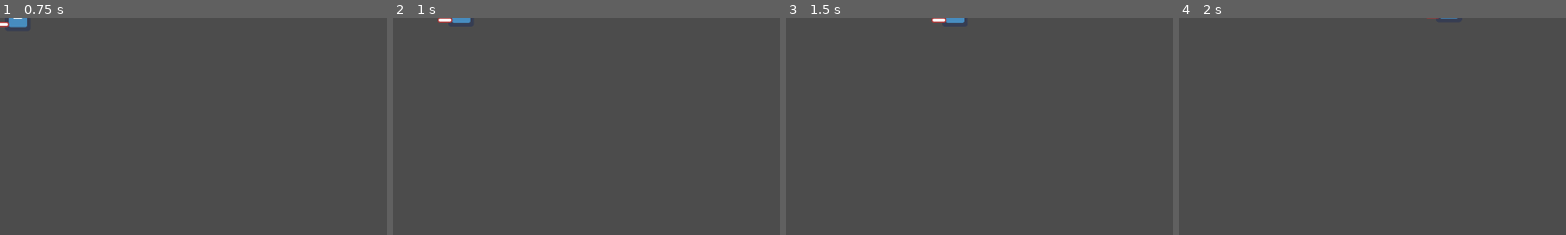
Above: before the commit, frames 1-4 (left to right).
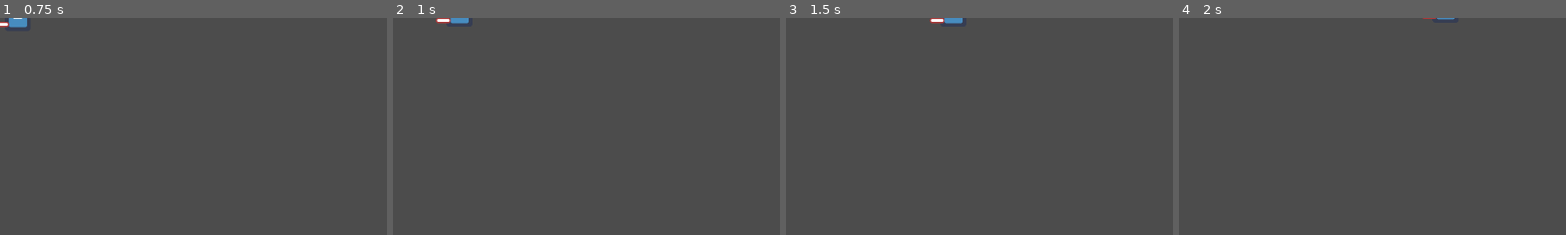
Above: after the commit, the same moments.

Repository: fguillen/FlyingCandies
Game: Godot game, scene res://Player.tscn
The game is run twice, just before and just after one commit, with the same random seed, the same clock (stepped at 60 frames per second) and the same inputs. This scene is started directly instead of the project's main scene. The engine's default icon, where the game draws it, is replaced by a stand-in: a white triangle on a blue panel in a dark square.
Inputs:
- Up to frame 1 (0.75 s): tap Enter at 0.5 s; hold Right (ui_right) from 0.53 s (still down)
- Up to frame 2 (1 s): keep holding Right (ui_right); tap Up (ui_up) at 0.77 s
- Up to frame 3 (1.5 s): keep holding Right (ui_right)
- Up to frame 4 (2 s): keep holding Right (ui_right); tap Up (ui_up) at 1.52 s
The pictures show only the part of the screen within x 0-50%, y 0-50%; the shares and areas given below are measured in that part.

Frame 1 is identical in both runs. In frame 2, 0.1% of the frame differs, in the area x 11-21%, y 0-3%; in frame 3, 0.1%; in frame 4, less than 0.1%.

Commit message:
Direction clamped

Diff:
--- a/StateMachine/InputManager.gd
+++ b/StateMachine/InputManager.gd
@@ -8,4 +8,6 @@
 		Input.get_axis("ui_up", "ui_down")
 	)
 
+	result = result.clamped(1.0)
+
 	return result
